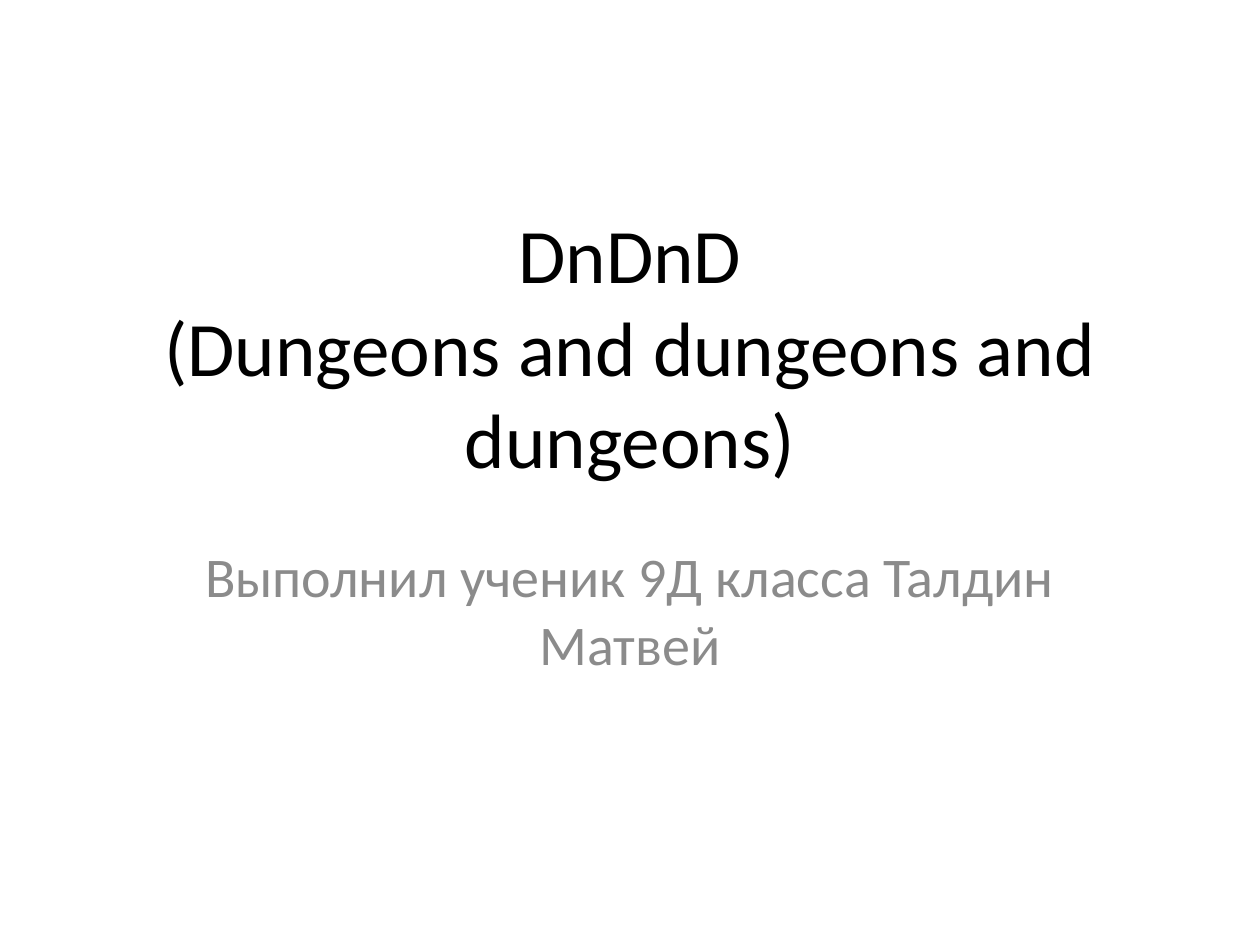
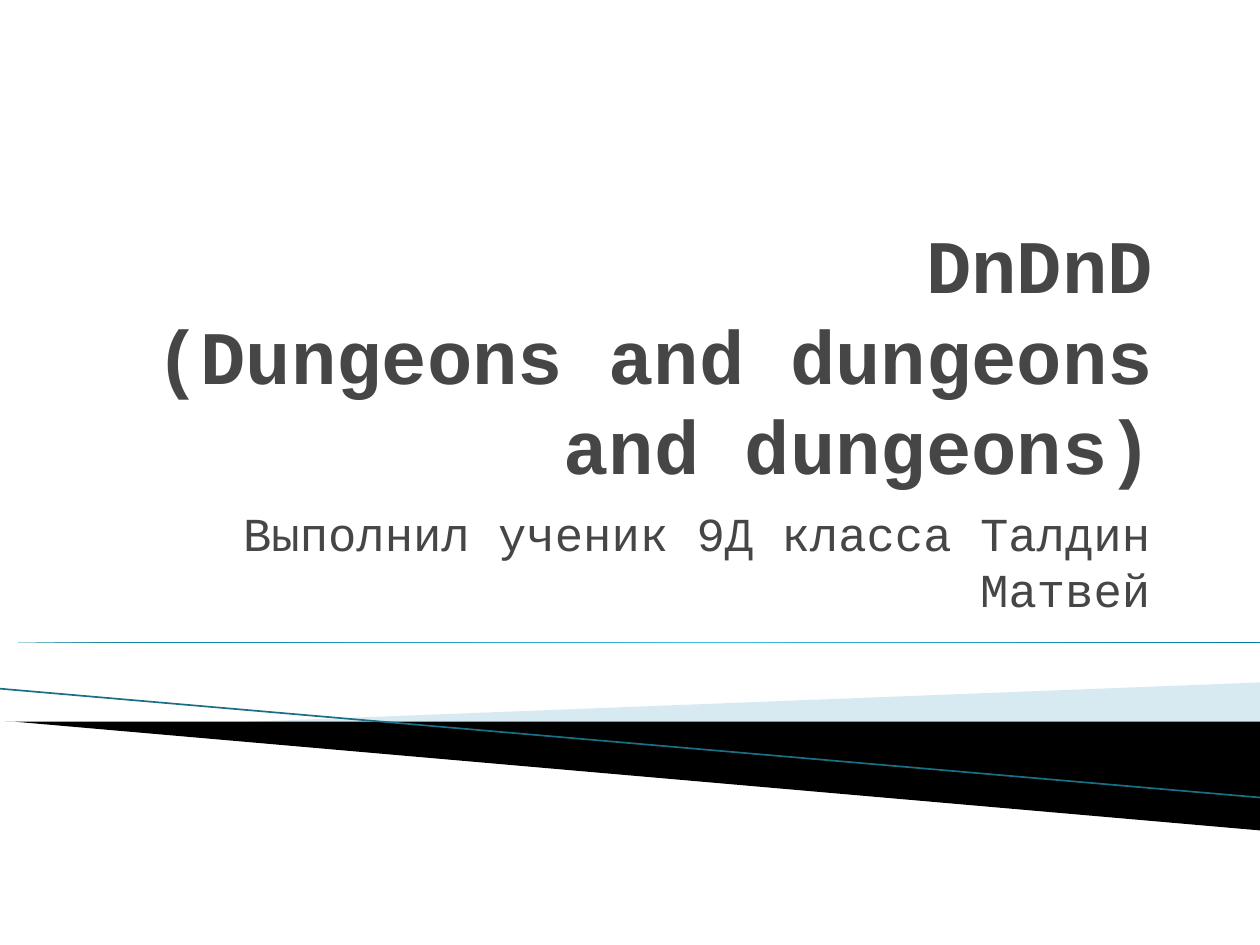
Before and after one commit to DebiKk-tech/DnDnD, a slide deck: slide 1 of Documents/presentation.pptx. Drawn at 1260x945 pixels with LibreOffice and Linux fonts; fonts in the diff are those of the drawing; background and template pictures are left out. Boxes give left, top, right and bottom in pixels: in the first picture for what was removed or moved away, otherwise in the second. Text is boxed around its words. In the diff, an @@ line names an element or a change of style, - is before the commit and + after.

```diff
--- a/Documents/presentation.pptx
+++ b/Documents/presentation.pptx
@@ title "DnDnD (Dungeons and dungeons and ..." at [155, 243, 1153, 490]: size 44 to 43.2 pt, font Calibri to Courier New, text colour #000000 to #464646, bold on; alignment centre to right; vertical alignment middle to bottom @@
@@ subtitle "Выполнил ученик 9Д класса Талдин ...": place and size @@
-subtitle "Выполнил ученик 9Д класса Талдин ..." at [205, 561, 1054, 666]
+subtitle "Выполнил ученик 9Д класса Талдин ..." at [243, 519, 1150, 608]
@@ subtitle "Выполнил ученик 9Д класса Талдин ..." at [243, 519, 1150, 608]: size 32 to 27 pt, font Calibri to Courier New, text colour #8C8C8C to #464646; alignment centre to right; less space between paragraphs @@
@@ right triangle added at [0, 643, 1260, 643], fill gradient #007896 to #4CBBDF @@
@@ line added from (0, 689) to (1260, 798), #97C5D8 0.95 pt @@
@@ freeform shape added at [233, 683, 1260, 750], fill #A0CBDC at 40% opacity @@
@@ freeform shape added at [5, 722, 1260, 830], fill #000000 @@
```
Also in this commit, not shown: 3 other slides changed, 3 slides added, 1 slide removed, 5 other files.
